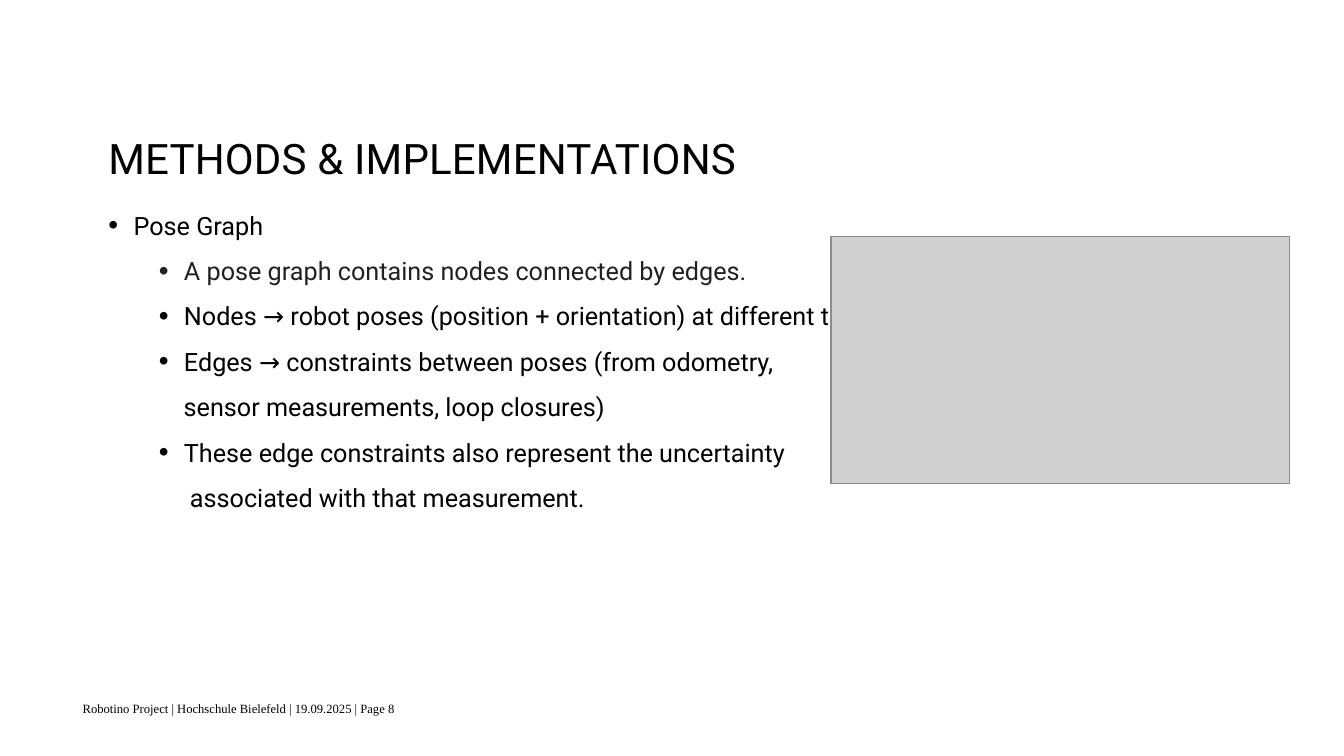
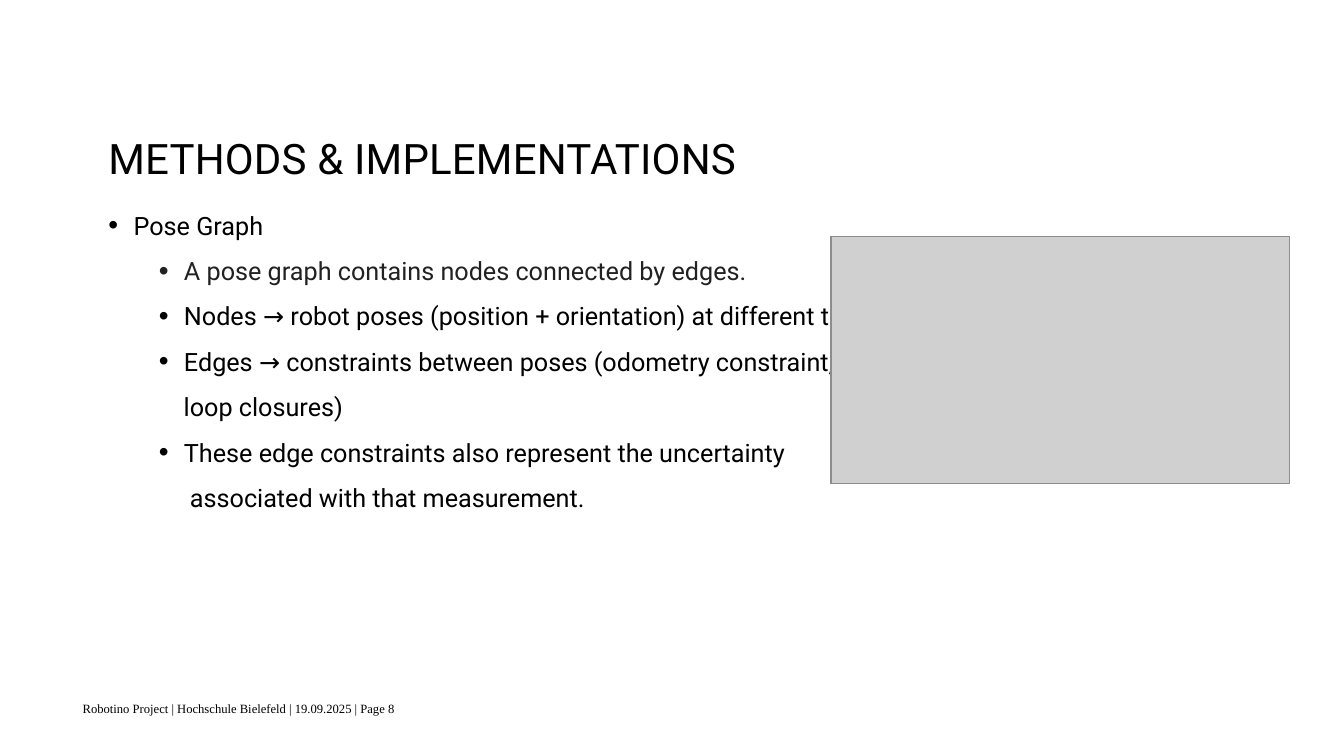
Before and after one commit to surajkarki66/robotino_project, a slide deck: slide 8 of docs/presentation.pptx. Drawn at 1344x756 pixels with LibreOffice and Linux fonts; fonts in the diff are those of the drawing; grey boxes stand for pictures; background and template pictures are left out. Boxes give left, top, right and bottom in pixels: in the first picture for what was removed or moved away, otherwise in the second. Text is boxed around its words. In the diff, an @@ line names an element or a change of style, - is before the commit and + after.

```diff
--- a/docs/presentation.pptx
+++ b/docs/presentation.pptx
@@ text at [184, 348, 834, 422]: text changed @@
-  • Edges → constraints between poses (from odometry,
-  sensor measurements, loop closures)
+  • Edges → constraints between poses (odometry constraint,
+  loop closures)
```
Also in this commit, not shown: 39 other slides changed, 1 slide added, 3 slides removed.
